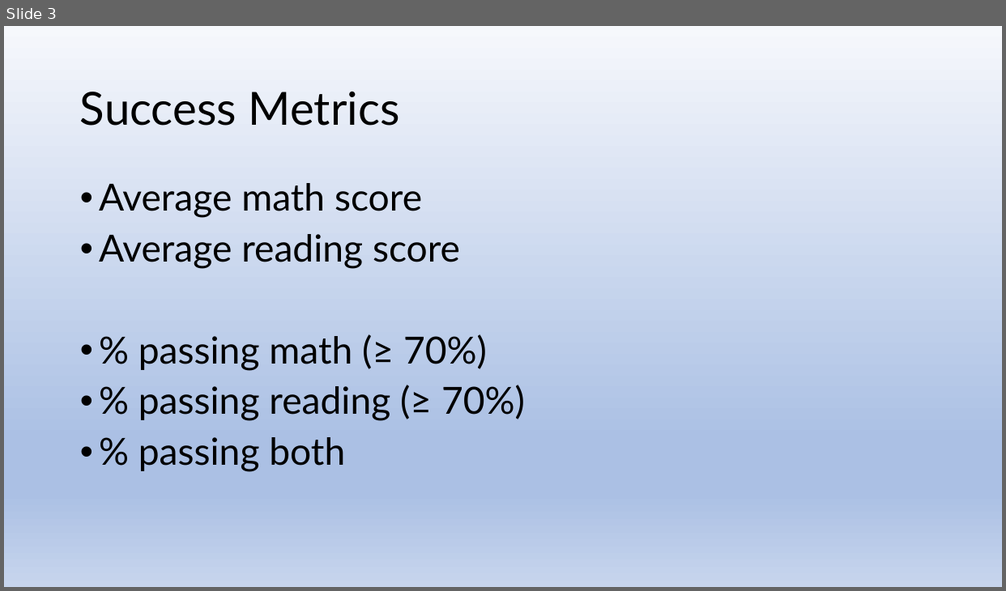
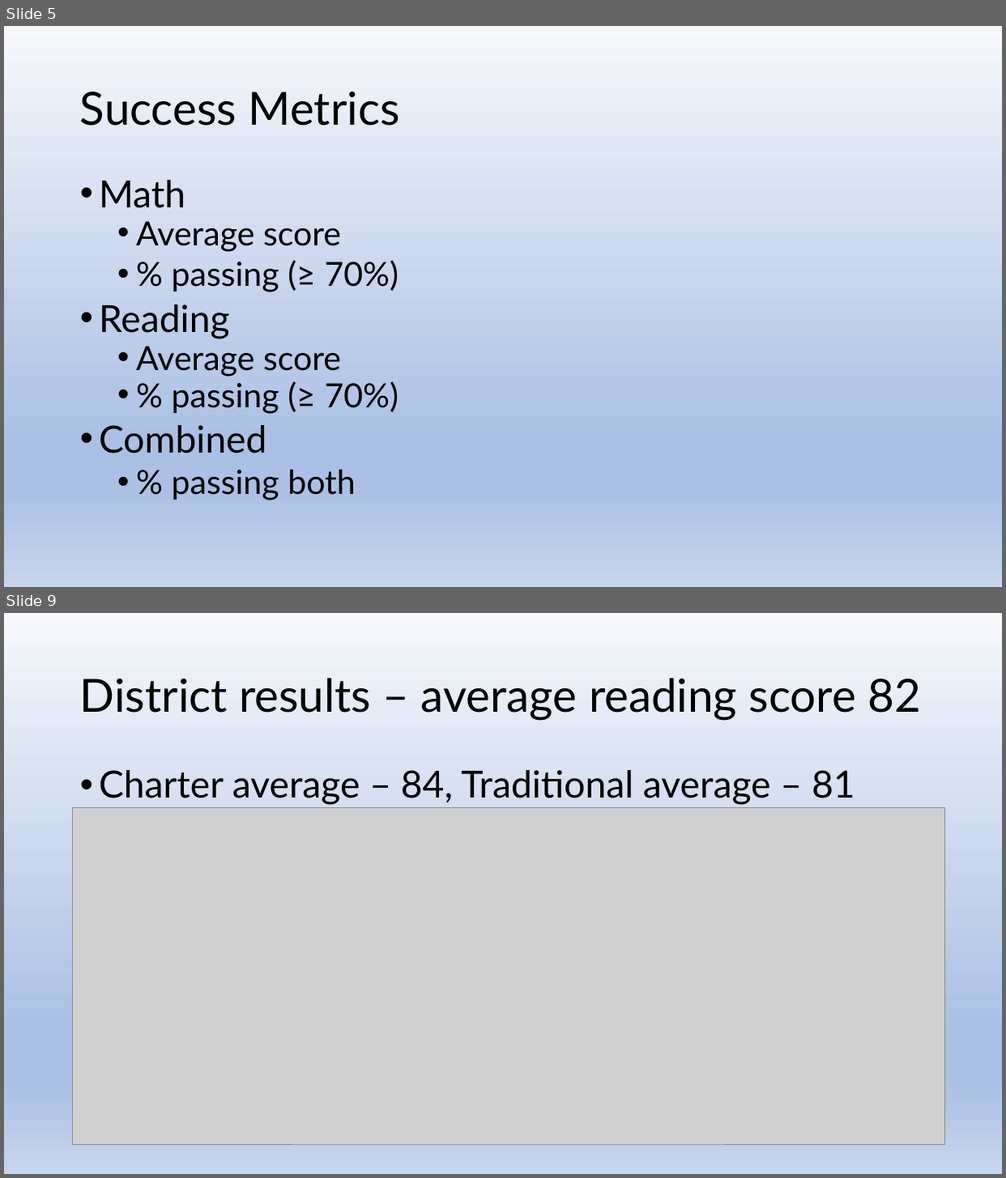
Before and after one commit to js816/tableau_school_district_analysis, a slide deck: School District Analysis.pptx. Shown one above the other, each under a label of ours: slide 3 before the commit, slides 5 and 9 after it; the slides between them are not shown. The pictures are 1006x591 and 1006x1178 pixels, drawn with LibreOffice and Linux fonts; fonts in the diff are those of the drawing; grey boxes stand for pictures. Boxes give left, top, right and bottom in pixels: in the first picture for what was removed or moved away, otherwise in the second. Text is boxed around its words. In the diff, an @@ line names an element or a change of style, - is before the commit and + after.

```diff
--- a/School District Analysis.pptx
+++ b/School District Analysis.pptx
@@ slide 9 added at (x1=4, y1=613, x2=1002, y2=1174), background gradient #F6F8FC to #ABC0E4 to #C7D5ED @@
@@ title added at (x1=80, y1=678, x2=920, y2=720), 44 pt, text #000000 @@
+District results – average reading score 82
@@ text added at (x1=99, y1=770, x2=855, y2=805), 36 pt, text #000000 @@
+• Charter average – 84, Traditional average – 81
@@ picture added at (x1=73, y1=807, x2=945, y2=1144) @@
@@ what was slide 3 is now slide 5 @@
@@ slide 5 changed as well @@
@@ text at (x1=99, y1=180, x2=399, y2=454): text changed; size 36 to 32 pt @@
-• Average math score
-• Average reading score
-• % passing math (≥ 70%)
-• % passing reading (≥ 70%)
+• Math
+  • Average score
+  • % passing (≥ 70%)
+• Reading
+  • Average score
+  • % passing (≥ 70%)
+• Combined
@@ text at (x1=172, y1=469, x2=356, y2=500): size 36 to 32 pt in "% passing both"; list level 1 to 2 in "% passing both" @@
```
Also in this commit, not shown: 4 other slides changed, 20 other slides added, 1 slide removed, 1 other file.
